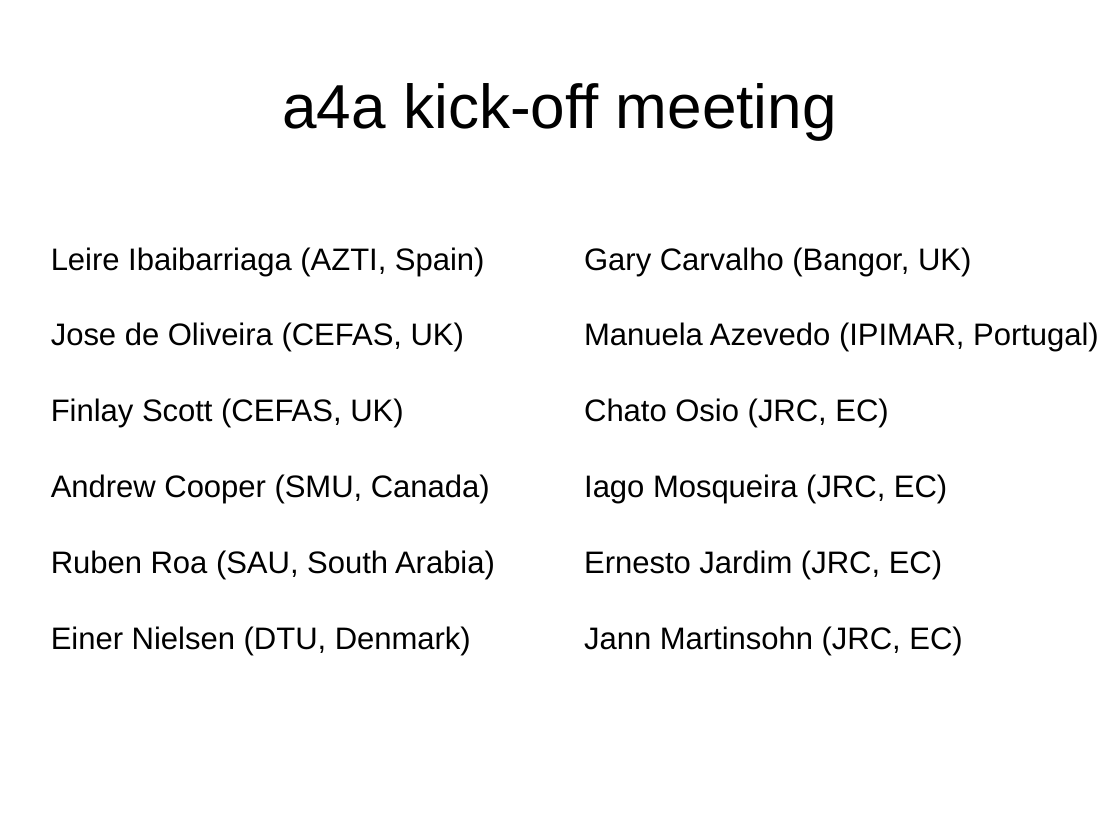
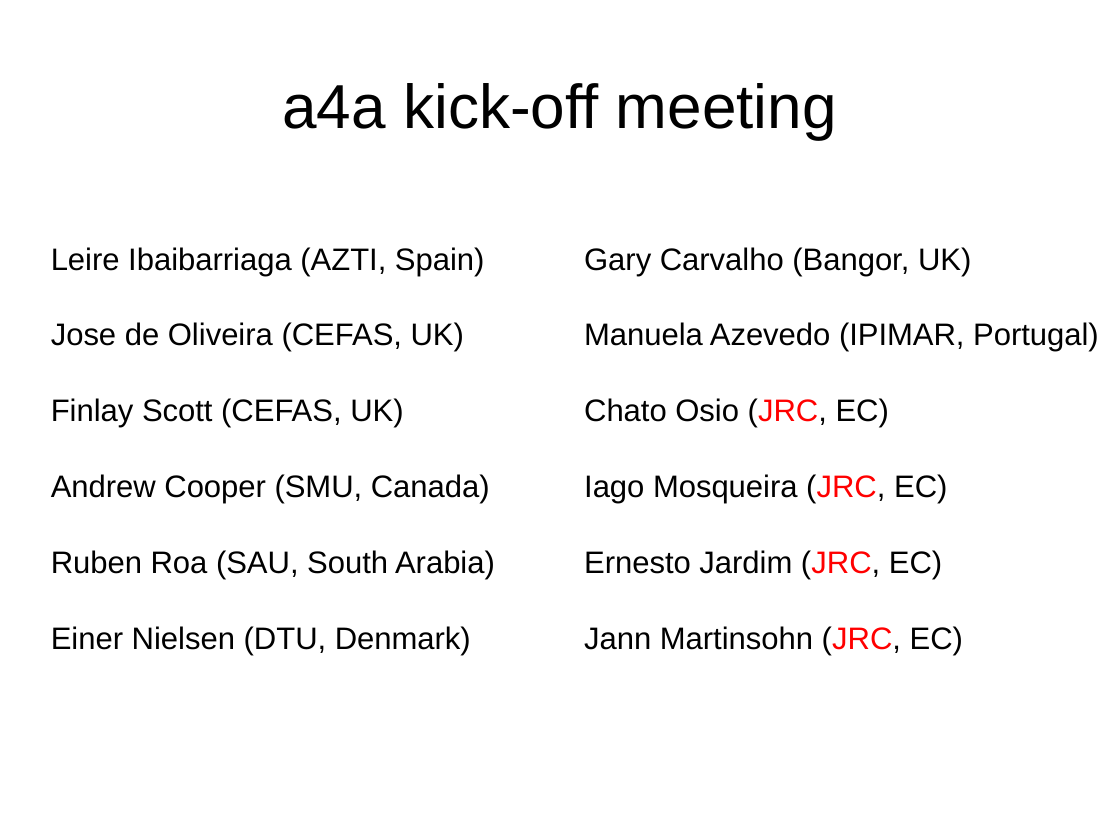
Before and after one commit to drfinlayscott/a4a, a slide deck: slide 11 of meetings/2012-MAREDCFvisit/01-dcfmare@fishreg.odp (slide 10 before the commit). Drawn at 1120x840 pixels with LibreOffice and Linux fonts; fonts in the diff are those of the drawing. Boxes give left, top, right and bottom in pixels: in the first picture for what was removed or moved away, otherwise in the second. Text is boxed around its words. In the diff, an @@ line names an element or a change of style, - is before the commit and + after.

```diff
--- a/meetings/2012-MAREDCFvisit/01-dcfmare@fishreg.odp
+++ b/meetings/2012-MAREDCFvisit/01-dcfmare@fishreg.odp
@@ text at (584, 398, 963, 655): text colour #000000 to #FF0000 in "(JRC,", "(JRC,", "(JRC,", "(JRC," @@
```
Also in this commit, not shown: 6 other slides changed, 1 slide added, 1 other file.
